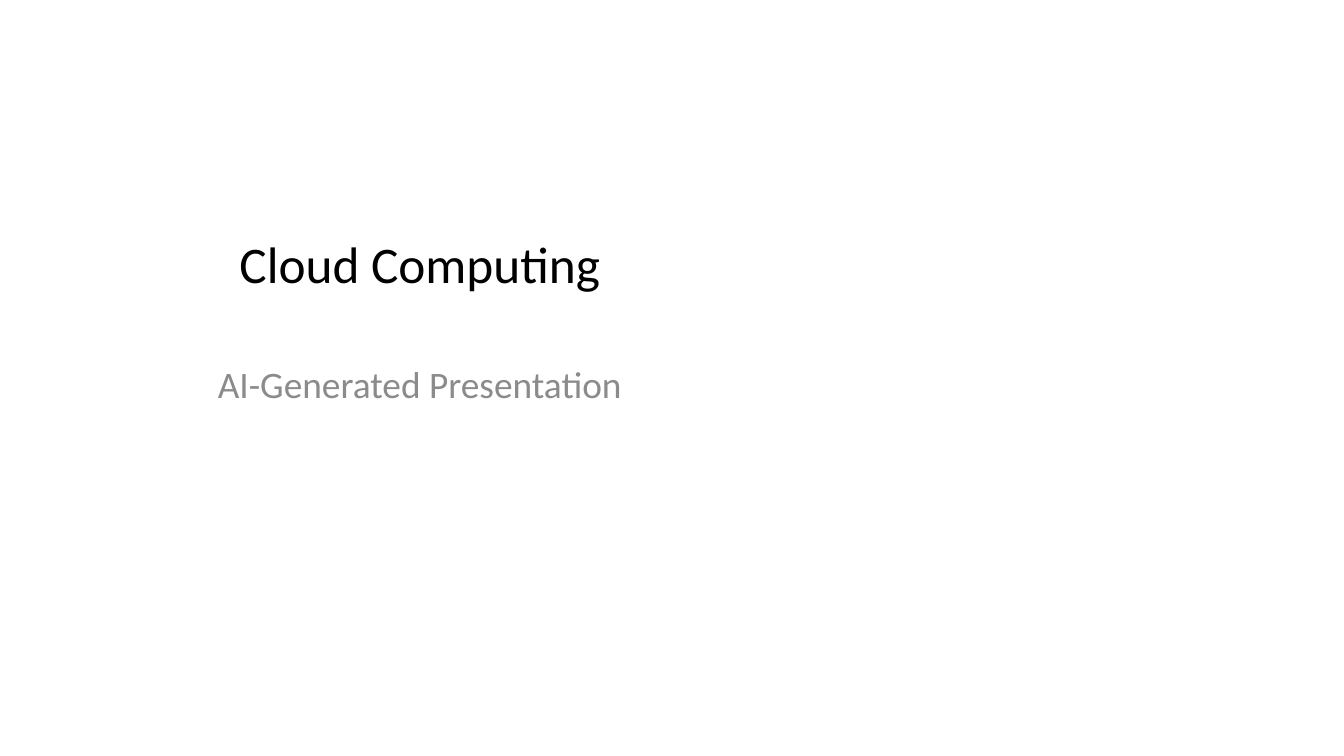
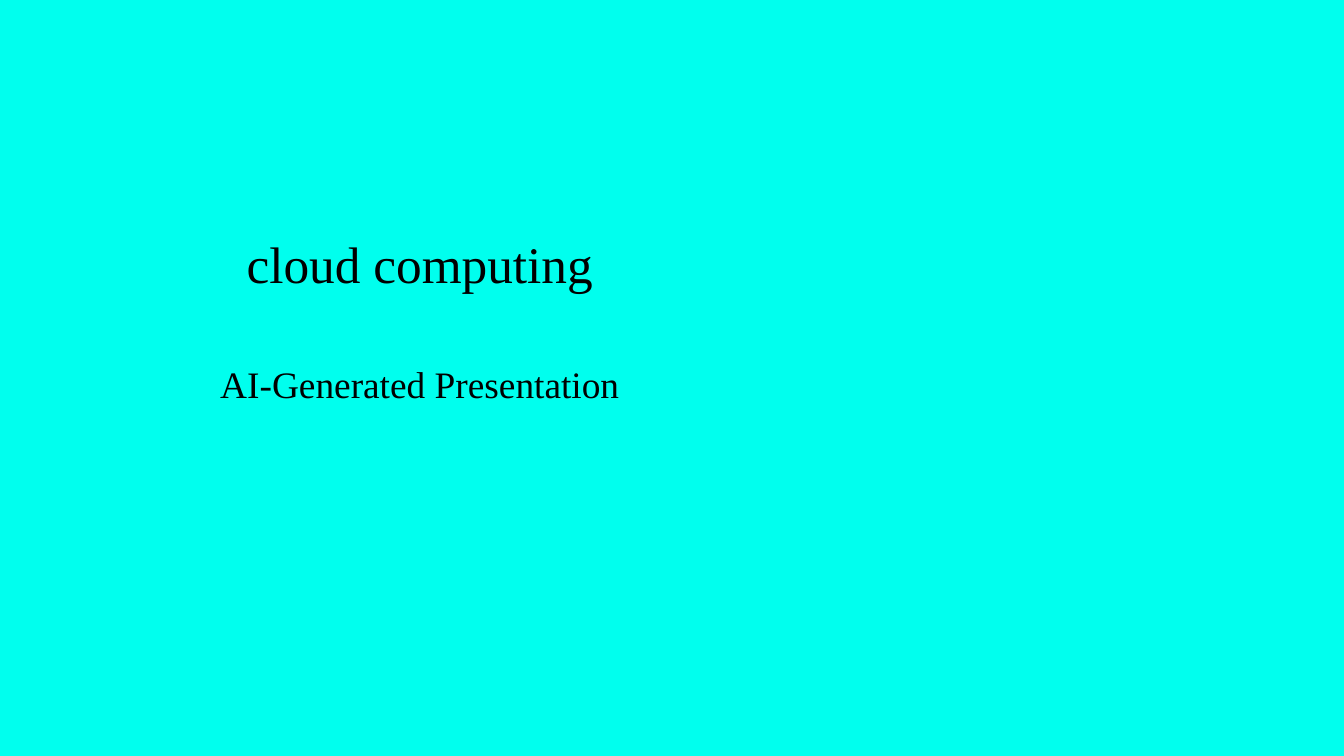
Before and after one commit to Nikhil181511/AI-Smart-Presentation-generator, a slide deck: slide 1 of generated_ppts/Cloud_Computing.pptx. Drawn at 1344x756 pixels with LibreOffice and Linux fonts; fonts in the diff are those of the drawing. Boxes give left, top, right and bottom in pixels: in the first picture for what was removed or moved away, otherwise in the second. Text is boxed around its words. In the diff, an @@ line names an element or a change of style, - is before the commit and + after.

```diff
--- a/generated_ppts/Cloud_Computing.pptx
+++ b/generated_ppts/Cloud_Computing.pptx
@@ background #FFFFFF to #00FFEE @@
@@ title at box(247, 247, 592, 294): text changed; font Calibri to Times New Roman @@
-Cloud Computing
+cloud computing
@@ subtitle "AI-Generated Presentation" at box(220, 372, 619, 399): font Calibri to Times New Roman, text colour #8C8C8C to #000000 @@
```
Also in this commit, not shown: 5 other slides changed, 1 slide added, 1 slide removed, 11 other files.
